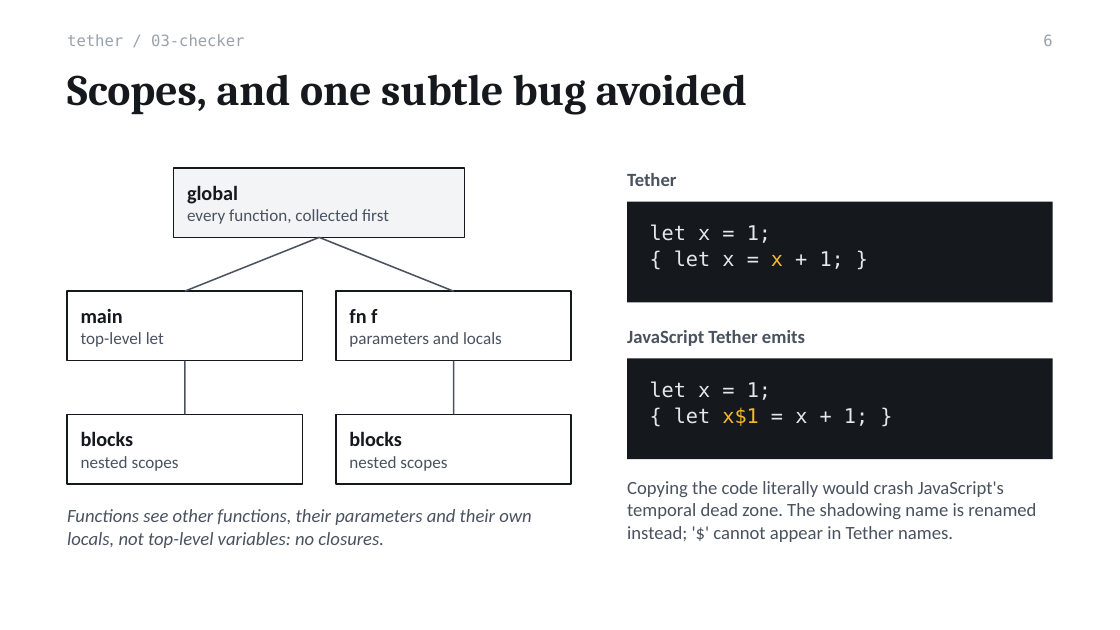
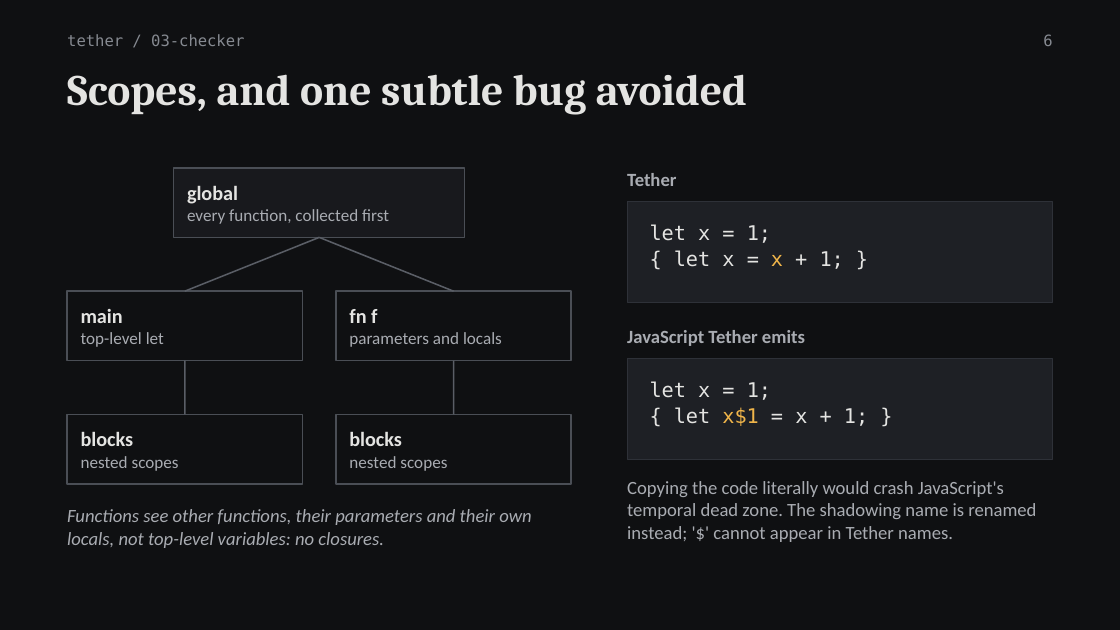
Before and after one commit to Antra1705/tether, a slide deck: slide 6 of docs/Tether-Review2-Presentation.pptx. Drawn at 1120x630 pixels with LibreOffice and Linux fonts; fonts in the diff are those of the drawing. Boxes give left, top, right and bottom in pixels: in the first picture for what was removed or moved away, otherwise in the second. Text is boxed around its words. In the diff, an @@ line names an element or a change of style, - is before the commit and + after.

```diff
--- a/docs/Tether-Review2-Presentation.pptx
+++ b/docs/Tether-Review2-Presentation.pptx
@@ background #FFFFFF to #0F1012 @@
@@ text "tether / 03-checker" at (67,34,244,46): text colour #9AA1AC to #868A91 @@
@@ page number at (1043,34,1052,46): text colour #9AA1AC to #868A91 @@
@@ title "Scopes, and one subtle bug ..." at (67,74,747,115): text colour #15181D to #E4E4E2 @@
@@ rectangle at (174,168,465,237): fill #F3F4F6 to #18191D; outline #15181D 1 pt to #4A4E55 1 pt @@
@@ text "global" at (187,185,389,224): text colour #15181D to #E4E4E2 in "global"; text colour #4A5260 to #A9ACB2 in "every function, collected first" @@
@@ rectangle at (627,202,1053,302): fill #15181D to #1E2025; outline none to #2E3138 0.75 pt @@
@@ line (319, 237) - (185, 291): stroke #4A5260 1 pt to #5A5E66 1 pt @@
@@ line (319, 237) - (454, 291): stroke #4A5260 1 pt to #5A5E66 1 pt @@
@@ text "let x = 1;" at (650,224,844,269): text colour #E4E7EC to #E4E4E2; text colour #F5B82E to #F0B54A in "x" @@
@@ text "main" at (81,309,164,347): text colour #15181D to #E4E4E2 in "main"; text colour #4A5260 to #A9ACB2 in "top-level let" @@
@@ text "fn f" at (349,309,502,347): text colour #15181D to #E4E4E2 in "fn f"; text colour #4A5260 to #A9ACB2 in "parameters and locals" @@
@@ rectangle at (627,358,1053,459): fill #15181D to #1E2025; outline none to #2E3138 0.75 pt @@
@@ line (185, 361) - (185, 414): stroke #4A5260 1 pt to #5A5E66 1 pt @@
@@ line (454, 361) - (454, 414): stroke #4A5260 1 pt to #5A5E66 1 pt @@
@@ text "let x = 1;" at (650,381,868,426): text colour #E4E7EC to #E4E4E2 in "let x = 1;", "{ let = x + 1; }"; text colour #F5B82E to #F0B54A in "x$1" @@
@@ text "blocks" at (81,431,179,471): text colour #15181D to #E4E4E2 in "blocks"; text colour #4A5260 to #A9ACB2 in "nested scopes" @@
@@ fill #FFFFFF to #0F1012; outline #15181D 1 pt to #4A4E55 1 pt in 4 elements at (67,291,302,361), (336,291,571,361), (67,414,302,484), (336,414,571,484) @@
@@ text "blocks" at (349,431,447,471): text colour #15181D to #E4E4E2 in "blocks"; text colour #4A5260 to #A9ACB2 in "nested scopes" @@
@@ text colour #4A5260 to #A9ACB2 in 4 elements at (67,509,531,548), (627,173,676,186), (627,330,805,346), (627,481,1036,542) @@
```
Also in this commit, not shown: 17 other slides changed, 3 other files.
